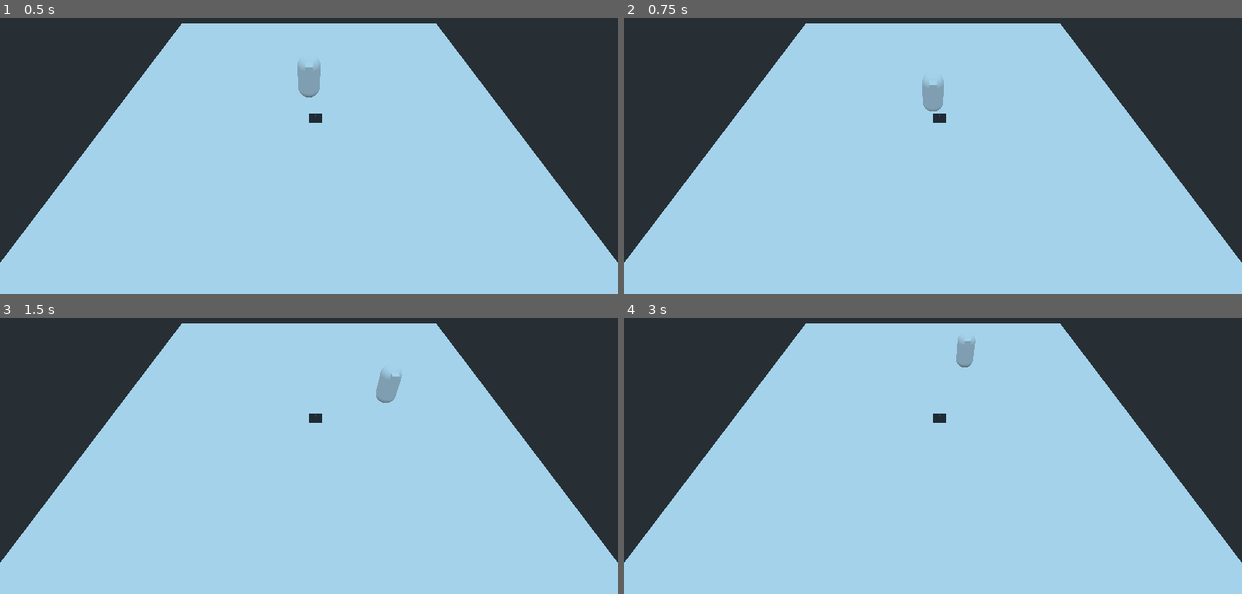
Above: before the commit, frames 1-4 (two rows, left to right).
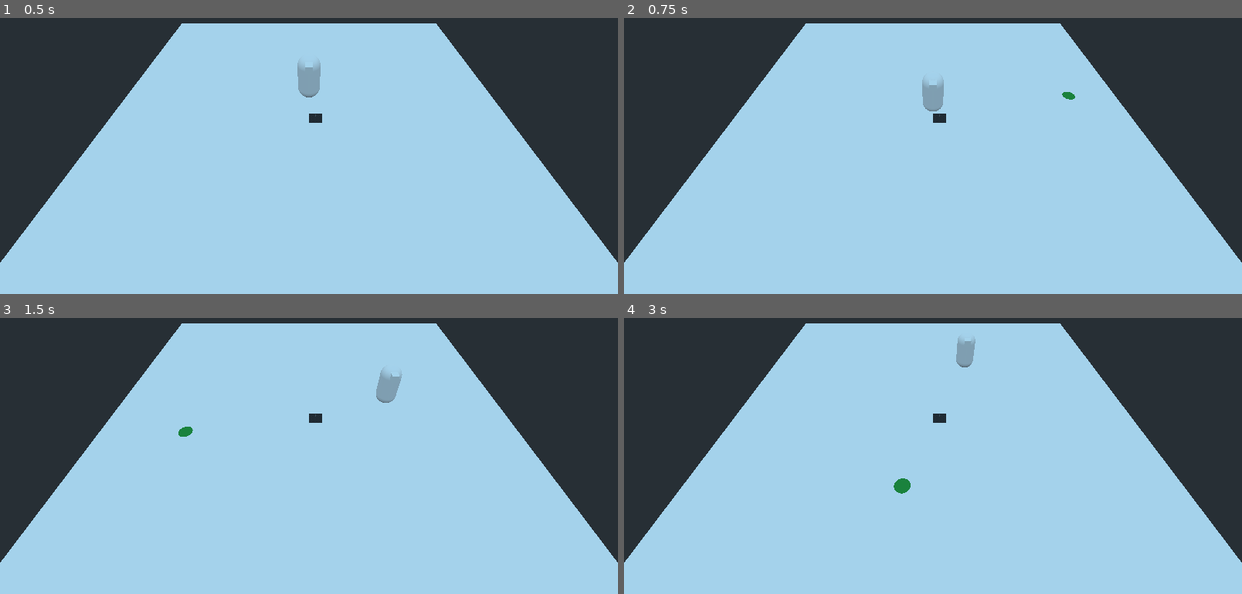
Above: after the commit, the same moments.

Repository: 2BytesGoat/godot-games
Game: Godot game, scene res://World.tscn
The game is run twice, just before and just after one commit, with the same random seed, the same clock (stepped at 60 frames per second) and the same inputs.
Inputs (mouse positions are in pixels of both pictures, inside the frame that each line leads up to):
- Up to frame 1 (0.5 s): no input
- Up to frame 2 (0.75 s): tap Enter at 0.5 s; move the mouse to (1068, 95) at 0.52 s; right-click (1068, 95) at 0.6 s
- Up to frame 3 (1.5 s): move the mouse to (185, 431) at 1.27 s; right-click (185, 431) at 1.35 s
- Up to frame 4 (3 s): move the mouse to (994, 334) at 2.02 s; right-click (994, 334) at 2.1 s; move the mouse to (902, 486) at 2.77 s; right-click (902, 486) at 2.85 s

Frame 1 is identical in both runs. In frame 2, less than 0.1% of the frame differs, in the area x 70-73%, y 26-30%; in frame 3, less than 0.1%; in frame 4, 0.1%, in the area x 43-47%, y 58-64%.

Commit message:
Add player destination signaling

Diff:
--- /dev/null
+++ b/IHasMagic/Marker.gd
@@ -0,0 +1,7 @@
+extends Spatial
+
+func remove_marker():
+	queue_free()
+
+func _on_Timer_timeout():
+	queue_free()
--- /dev/null
+++ b/IHasMagic/Marker.tscn
@@ -0,0 +1,24 @@
+[gd_scene load_steps=4 format=2]
+
+[ext_resource path="res://Marker.gd" type="Script" id=1]
+
+[sub_resource type="SpatialMaterial" id=1]
+albedo_color = Color( 0.14902, 0.619608, 0.243137, 1 )
+
+[sub_resource type="CylinderMesh" id=2]
+material = SubResource( 1 )
+top_radius = 0.25
+bottom_radius = 0.75
+height = 0.1
+
+[node name="Marker" type="Spatial"]
+script = ExtResource( 1 )
+
+[node name="MeshInstance" type="MeshInstance" parent="."]
+mesh = SubResource( 2 )
+material/0 = null
+
+[node name="Timer" type="Timer" parent="."]
+wait_time = 0.5
+autostart = true
+[connection signal="timeout" from="Timer" to="." method="_on_Timer_timeout"]
--- a/IHasMagic/PlayerCamera.gd
+++ b/IHasMagic/PlayerCamera.gd
@@ -3,15 +3,26 @@
 const ray_length = 1000
 const world_colision_mask = 1
 onready var camera = $Camera
+onready var Marker = preload("res://Marker.tscn")
+
+var last_marker
 
 func _process(delta):
 	var m_pos = get_viewport().get_mouse_position()
 	if Input.is_action_just_pressed("move_player"):
 		move_player_unit(m_pos)
 
+func create_movement_marker(p_pos):
+	if is_instance_valid(last_marker):
+		last_marker.remove_marker()
+	last_marker = Marker.instance()
+	self.add_child(last_marker)
+	last_marker.global_transform.origin = p_pos
+
 func move_player_unit(m_pos):
 	var result = raycast_from_mouse(m_pos, world_colision_mask)
 	if result:
+		create_movement_marker(result.position)
 		get_tree().call_group("player_unit", "move_to", result.position)
 
 func raycast_from_mouse(m_pos, collision_mask):
